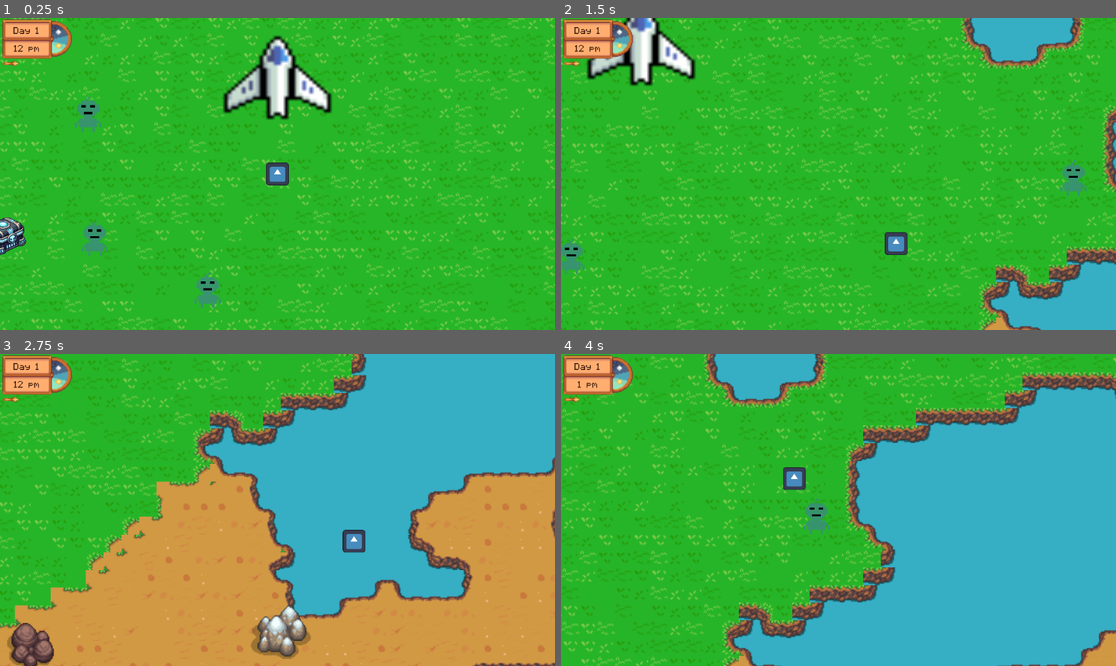
Above: before the commit, frames 1-4 (two rows, left to right).
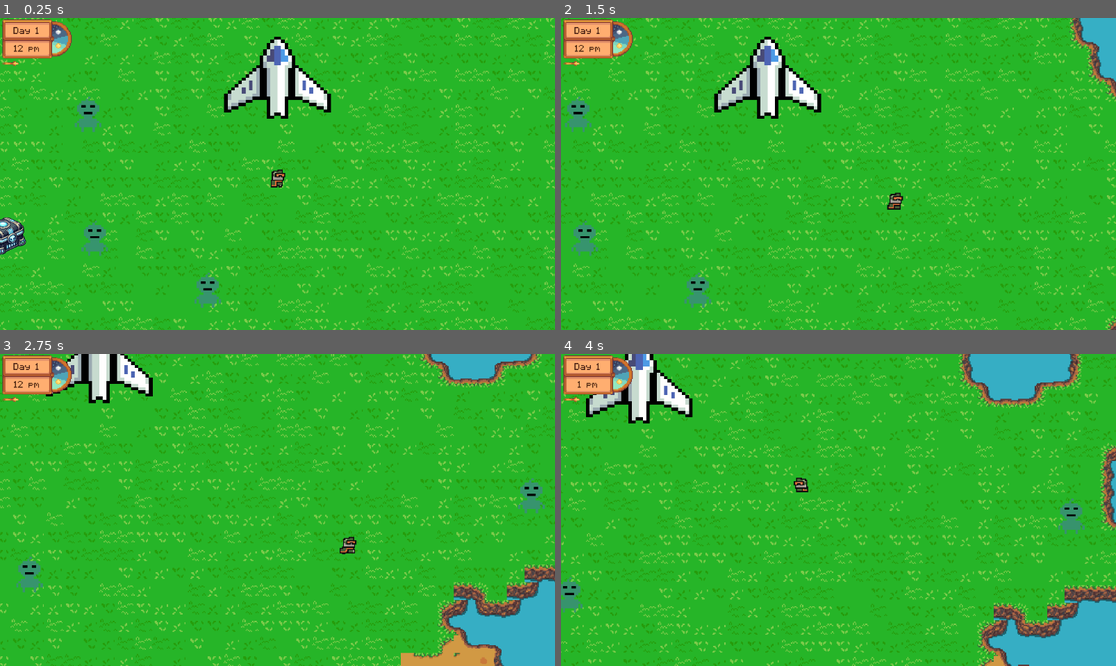
Above: after the commit, the same moments.

Repository: Theodenlll7/Orbital-deployment
Game: Godot game, scene res://World/world.tscn
The game is run twice, just before and just after one commit, with the same random seed, the same clock (stepped at 60 frames per second) and the same inputs. The engine's default icon, where the game draws it, is replaced by a stand-in: a white triangle on a blue panel in a dark square.
Inputs (mouse positions are in pixels of both pictures, inside the frame that each line leads up to):
- Up to frame 1 (0.25 s): no input
- Up to frame 2 (1.5 s): move the mouse to (960, 158) at 0.52 s; hold D (move_right) 0.53-1.28 s; tap Shift (dodge) at 0.6, 1.35 s; move the mouse to (727, 189) at 1.27 s; hold S (move_down) from 1.28 s (still down)
- Up to frame 3 (2.75 s): move the mouse to (333, 441) at 2.02 s; release S (move_down) at 2.03 s; hold D (move_right) from 2.03 s (still down); hold E (interact) from 2.03 s (still down); tap Shift (dodge) at 2.3 s
- Up to frame 4 (4 s): move the mouse to (810, 572) at 2.77 s; release D (move_right) at 2.78 s; release E (interact) at 2.78 s; hold W (move_up) 2.78-3.53 s; click (810, 572) at 2.85 s; tap Shift (dodge) at 3.05, 3.6 s; move the mouse to (1005, 556) at 3.52 s; hold A (move_left) from 3.53 s (still down)

The runs differ from the first frame. In frame 1, 4.0% of the frame differs, in the area x 0-100%, y 0-100%; in frame 2, 27%; in frame 3, 76%; in frame 4, 56%.

Commit message:
Animations for character

Diff:
--- a/player/player.tscn
+++ b/player/player.tscn
@@ -1,23 +1,297 @@
-[gd_scene load_steps=6 format=3 uid="uid://6vt8l263l0o7"]
+[gd_scene load_steps=43 format=3 uid="uid://6vt8l263l0o7"]
 
 [ext_resource type="Script" path="res://player/scripts/player_movment_2d.gd" id="1_gaiyc"]
-[ext_resource type="Texture2D" uid="uid://ccoe78uc8jt31" path="res://Assets/Icons/icon.svg" id="2_k55cd"]
 [ext_resource type="Script" path="res://common/components/HealthComponent.gd" id="3_rmoxv"]
+[ext_resource type="Texture2D" uid="uid://brgbromo74jvb" path="res://Assets/Sprites/Player/player.png" id="4_arusb"]
 [ext_resource type="PackedScene" uid="uid://di567uabmlw1a" path="res://weapons/pistol_example/pistol_example.tscn" id="4_auag0"]
 
-[sub_resource type="RectangleShape2D" id="RectangleShape2D_f3mtr"]
+[sub_resource type="AtlasTexture" id="AtlasTexture_uiavt"]
+atlas = ExtResource("4_arusb")
+region = Rect2(0, 160, 32, 32)
+
+[sub_resource type="AtlasTexture" id="AtlasTexture_toxrk"]
+atlas = ExtResource("4_arusb")
+region = Rect2(32, 160, 32, 32)
+
+[sub_resource type="AtlasTexture" id="AtlasTexture_ubakh"]
+atlas = ExtResource("4_arusb")
+region = Rect2(64, 160, 32, 32)
+
+[sub_resource type="AtlasTexture" id="AtlasTexture_32cwn"]
+atlas = ExtResource("4_arusb")
+region = Rect2(96, 160, 32, 32)
+
+[sub_resource type="AtlasTexture" id="AtlasTexture_qdjsp"]
+atlas = ExtResource("4_arusb")
+region = Rect2(0, 128, 32, 32)
+
+[sub_resource type="AtlasTexture" id="AtlasTexture_irnwm"]
+atlas = ExtResource("4_arusb")
+region = Rect2(32, 128, 32, 32)
+
+[sub_resource type="AtlasTexture" id="AtlasTexture_omc4s"]
+atlas = ExtResource("4_arusb")
+region = Rect2(64, 128, 32, 32)
+
+[sub_resource type="AtlasTexture" id="AtlasTexture_chsum"]
+atlas = ExtResource("4_arusb")
+region = Rect2(96, 128, 32, 32)
+
+[sub_resource type="AtlasTexture" id="AtlasTexture_g7rdm"]
+atlas = ExtResource("4_arusb")
+region = Rect2(0, 0, 32, 32)
+
+[sub_resource type="AtlasTexture" id="AtlasTexture_cj4p0"]
+atlas = ExtResource("4_arusb")
+region = Rect2(32, 0, 32, 32)
+
+[sub_resource type="AtlasTexture" id="AtlasTexture_mtf2d"]
+atlas = ExtResource("4_arusb")
+region = Rect2(64, 0, 32, 32)
+
+[sub_resource type="AtlasTexture" id="AtlasTexture_sxpf7"]
+atlas = ExtResource("4_arusb")
+region = Rect2(96, 0, 32, 32)
+
+[sub_resource type="AtlasTexture" id="AtlasTexture_qvesn"]
+atlas = ExtResource("4_arusb")
+region = Rect2(0, 96, 32, 32)
+
+[sub_resource type="AtlasTexture" id="AtlasTexture_c3xwq"]
+atlas = ExtResource("4_arusb")
+region = Rect2(32, 96, 32, 32)
+
+[sub_resource type="AtlasTexture" id="AtlasTexture_qiidu"]
+atlas = ExtResource("4_arusb")
+region = Rect2(64, 96, 32, 32)
+
+[sub_resource type="AtlasTexture" id="AtlasTexture_iebxm"]
+atlas = ExtResource("4_arusb")
+region = Rect2(96, 96, 32, 32)
+
+[sub_resource type="AtlasTexture" id="AtlasTexture_lhonf"]
+atlas = ExtResource("4_arusb")
+region = Rect2(128, 96, 32, 32)
+
+[sub_resource type="AtlasTexture" id="AtlasTexture_uqjv2"]
+atlas = ExtResource("4_arusb")
+region = Rect2(160, 96, 32, 32)
+
+[sub_resource type="AtlasTexture" id="AtlasTexture_c3r58"]
+atlas = ExtResource("4_arusb")
+region = Rect2(192, 96, 32, 32)
+
+[sub_resource type="AtlasTexture" id="AtlasTexture_4t2tt"]
+atlas = ExtResource("4_arusb")
+region = Rect2(224, 96, 32, 32)
+
+[sub_resource type="AtlasTexture" id="AtlasTexture_yxsnk"]
+atlas = ExtResource("4_arusb")
+region = Rect2(0, 32, 32, 32)
+
+[sub_resource type="AtlasTexture" id="AtlasTexture_4edu6"]
+atlas = ExtResource("4_arusb")
+region = Rect2(32, 32, 32, 32)
+
+[sub_resource type="AtlasTexture" id="AtlasTexture_s3j36"]
+atlas = ExtResource("4_arusb")
+region = Rect2(64, 32, 32, 32)
+
+[sub_resource type="AtlasTexture" id="AtlasTexture_8bm25"]
+atlas = ExtResource("4_arusb")
+region = Rect2(96, 32, 32, 32)
+
+[sub_resource type="AtlasTexture" id="AtlasTexture_grwww"]
+atlas = ExtResource("4_arusb")
+region = Rect2(128, 32, 32, 32)
+
+[sub_resource type="AtlasTexture" id="AtlasTexture_0ywgn"]
+atlas = ExtResource("4_arusb")
+region = Rect2(160, 32, 32, 32)
+
+[sub_resource type="AtlasTexture" id="AtlasTexture_1ehqu"]
+atlas = ExtResource("4_arusb")
+region = Rect2(192, 32, 32, 32)
+
+[sub_resource type="AtlasTexture" id="AtlasTexture_wch5i"]
+atlas = ExtResource("4_arusb")
+region = Rect2(224, 32, 32, 32)
+
+[sub_resource type="AtlasTexture" id="AtlasTexture_nst47"]
+atlas = ExtResource("4_arusb")
+region = Rect2(0, 64, 32, 32)
+
+[sub_resource type="AtlasTexture" id="AtlasTexture_srahw"]
+atlas = ExtResource("4_arusb")
+region = Rect2(32, 64, 32, 32)
+
+[sub_resource type="AtlasTexture" id="AtlasTexture_r16rw"]
+atlas = ExtResource("4_arusb")
+region = Rect2(64, 64, 32, 32)
+
+[sub_resource type="AtlasTexture" id="AtlasTexture_h7ypt"]
+atlas = ExtResource("4_arusb")
+region = Rect2(96, 64, 32, 32)
+
+[sub_resource type="AtlasTexture" id="AtlasTexture_6kmxl"]
+atlas = ExtResource("4_arusb")
+region = Rect2(128, 64, 32, 32)
+
+[sub_resource type="AtlasTexture" id="AtlasTexture_twr1l"]
+atlas = ExtResource("4_arusb")
+region = Rect2(160, 64, 32, 32)
+
+[sub_resource type="AtlasTexture" id="AtlasTexture_i5068"]
+atlas = ExtResource("4_arusb")
+region = Rect2(192, 64, 32, 32)
+
+[sub_resource type="AtlasTexture" id="AtlasTexture_hw6q2"]
+atlas = ExtResource("4_arusb")
+region = Rect2(224, 64, 32, 32)
+
+[sub_resource type="SpriteFrames" id="SpriteFrames_7t3vk"]
+animations = [{
+"frames": [{
+"duration": 1.0,
+"texture": SubResource("AtlasTexture_uiavt")
+}, {
+"duration": 1.0,
+"texture": SubResource("AtlasTexture_toxrk")
+}, {
+"duration": 1.0,
+"texture": SubResource("AtlasTexture_ubakh")
+}, {
+"duration": 1.0,
+"texture": SubResource("AtlasTexture_32cwn")
+}],
+"loop": true,
+"name": &"die",
+"speed": 5.0
+}, {
+"frames": [{
+"duration": 1.0,
+"texture": SubResource("AtlasTexture_qdjsp")
+}, {
+"duration": 1.0,
+"texture": SubResource("AtlasTexture_irnwm")
+}, {
+"duration": 1.0,
+"texture": SubResource("AtlasTexture_omc4s")
+}, {
+"duration": 1.0,
+"texture": SubResource("AtlasTexture_chsum")
+}],
+"loop": true,
+"name": &"hit",
+"speed": 5.0
+}, {
+"frames": [{
+"duration": 1.0,
+"texture": SubResource("AtlasTexture_g7rdm")
+}, {
+"duration": 1.0,
+"texture": SubResource("AtlasTexture_cj4p0")
+}, {
+"duration": 1.0,
+"texture": SubResource("AtlasTexture_mtf2d")
+}, {
+"duration": 1.0,
+"texture": SubResource("AtlasTexture_sxpf7")
+}],
+"loop": true,
+"name": &"idle",
+"speed": 6.0
+}, {
+"frames": [{
+"duration": 1.0,
+"texture": SubResource("AtlasTexture_qvesn")
+}, {
+"duration": 1.0,
+"texture": SubResource("AtlasTexture_c3xwq")
+}, {
+"duration": 1.0,
+"texture": SubResource("AtlasTexture_qiidu")
+}, {
+"duration": 1.0,
+"texture": SubResource("AtlasTexture_iebxm")
+}, {
+"duration": 1.0,
+"texture": SubResource("AtlasTexture_lhonf")
+}, {
+"duration": 1.0,
+"texture": SubResource("AtlasTexture_uqjv2")
+}, {
+"duration": 1.0,
+"texture": SubResource("AtlasTexture_c3r58")
+}, {
+"duration": 1.0,
+"texture": SubResource("AtlasTexture_4t2tt")
+}],
+"loop": true,
+"name": &"roll_h",
+"speed": 17.5
+}, {
+"frames": [{
+"duration": 1.0,
+"texture": SubResource("AtlasTexture_yxsnk")
+}, {
+"duration": 1.0,
+"texture": SubResource("AtlasTexture_4edu6")
+}, {
+"duration": 1.0,
+"texture": SubResource("AtlasTexture_s3j36")
+}, {
+"duration": 1.0,
+"texture": SubResource("AtlasTexture_8bm25")
+}, {
+"duration": 1.0,
+"texture": SubResource("AtlasTexture_grwww")
+}, {
+"duration": 1.0,
+"texture": SubResource("AtlasTexture_0ywgn")
+}, {
+"duration": 1.0,
+"texture": SubResource("AtlasTexture_1ehqu")
+}, {
+"duration": 1.0,
+"texture": SubResource("AtlasTexture_wch5i")
+}, {
+"duration": 1.0,
+"texture": SubResource("AtlasTexture_nst47")
+}, {
+"duration": 1.0,
+"texture": SubResource("AtlasTexture_srahw")
+}, {
+"duration": 1.0,
+"texture": SubResource("AtlasTexture_r16rw")
+}, {
+"duration": 1.0,
+"texture": SubResource("AtlasTexture_h7ypt")
+}, {
+"duration": 1.0,
+"texture": SubResource("AtlasTexture_6kmxl")
+}, {
+"duration": 1.0,
+"texture": SubResource("AtlasTexture_twr1l")
+}, {
+"duration": 1.0,
+"texture": SubResource("AtlasTexture_i5068")
+}, {
+"duration": 1.0,
+"texture": SubResource("AtlasTexture_hw6q2")
+}],
+"loop": true,
+"name": &"run_h",
+"speed": 5.0
+}]
+
+[sub_resource type="CapsuleShape2D" id="CapsuleShape2D_ep4uh"]
+radius = 4.5
+height = 15.0
 
 [node name="Player" type="CharacterBody2D"]
 motion_mode = 1
 script = ExtResource("1_gaiyc")
-
-[node name="CollisionShape2D" type="CollisionShape2D" parent="."]
-shape = SubResource("RectangleShape2D_f3mtr")
-
-[node name="Sprite2D" type="Sprite2D" parent="."]
-position = Vector2(-5.96046e-08, -1.49012e-08)
-scale = Vector2(0.160156, 0.160156)
-texture = ExtResource("2_k55cd")
 
 [node name="HealthComponent" type="Node" parent="."]
 script = ExtResource("3_rmoxv")
@@ -38,3 +312,12 @@
 position_smoothing_speed = 10.0
 drag_horizontal_enabled = true
 drag_vertical_enabled = true
+
+[node name="AnimatedSprite2D" type="AnimatedSprite2D" parent="."]
+sprite_frames = SubResource("SpriteFrames_7t3vk")
+animation = &"roll_h"
+frame_progress = 0.744022
+
+[node name="CollisionShape2D" type="CollisionShape2D" parent="."]
+position = Vector2(0, 4)
+shape = SubResource("CapsuleShape2D_ep4uh")
--- a/player/scripts/player_movment_2d.gd
+++ b/player/scripts/player_movment_2d.gd
@@ -1,9 +1,11 @@
 extends CharacterBody2D
 
-@export var move_speed = 200
-@export var dodge_speed = 600
-@export var dodge_duration = 0.2
+@export var move_speed = 100
+@export var dodge_speed = 200
+@export var dodge_duration = 0.4
 @export var dodge_cooldown = 0.5
+
+@onready var animated_sprite := $AnimatedSprite2D
 
 var dodge_timer = -dodge_cooldown
 var can_dodge = true
@@ -29,11 +31,24 @@
 func move_player() -> void:
 	if dodge_timer > 0:
 		velocity = velocity.normalized() * dodge_speed
+		animated_sprite.play("roll_h")
 	else:
 		var input_vector = (
 			Input.get_vector("move_left", "move_right", "move_up", "move_down").normalized()
 		)
 		velocity = input_vector * move_speed
+
+		if input_vector.x < 0:
+			animated_sprite.flip_h = true;
+		elif input_vector.x > 0:
+			animated_sprite.flip_h = false;
+
+		if !velocity.is_zero_approx():
+			animated_sprite.play("run_h")
+		else:
+			animated_sprite.play("idle")
+
+
 
 	move_and_slide()
 
--- a/project.godot
+++ b/project.godot
@@ -77,3 +77,7 @@
 
 2d/default_gravity=0.0
 2d/default_gravity_vector=Vector2(0, 0)
+
+[rendering]
+
+textures/canvas_textures/default_texture_filter=0
Binary file added: Assets/Sprites/Player/player.png
Not shown, added: Assets/Sprites/Player/player.png.import
